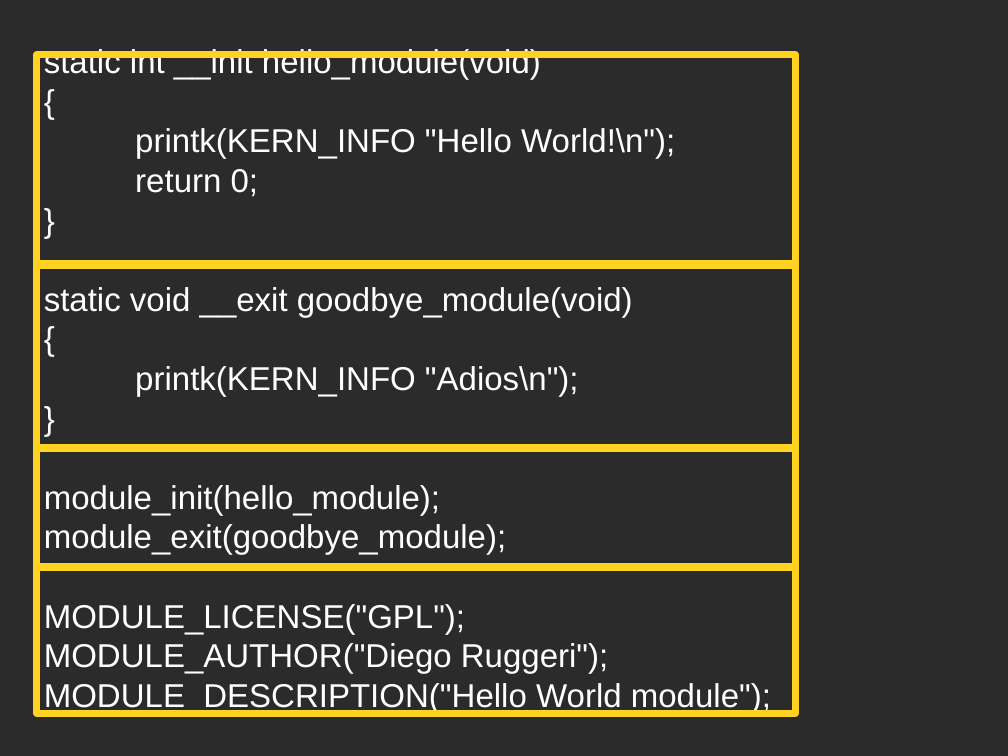
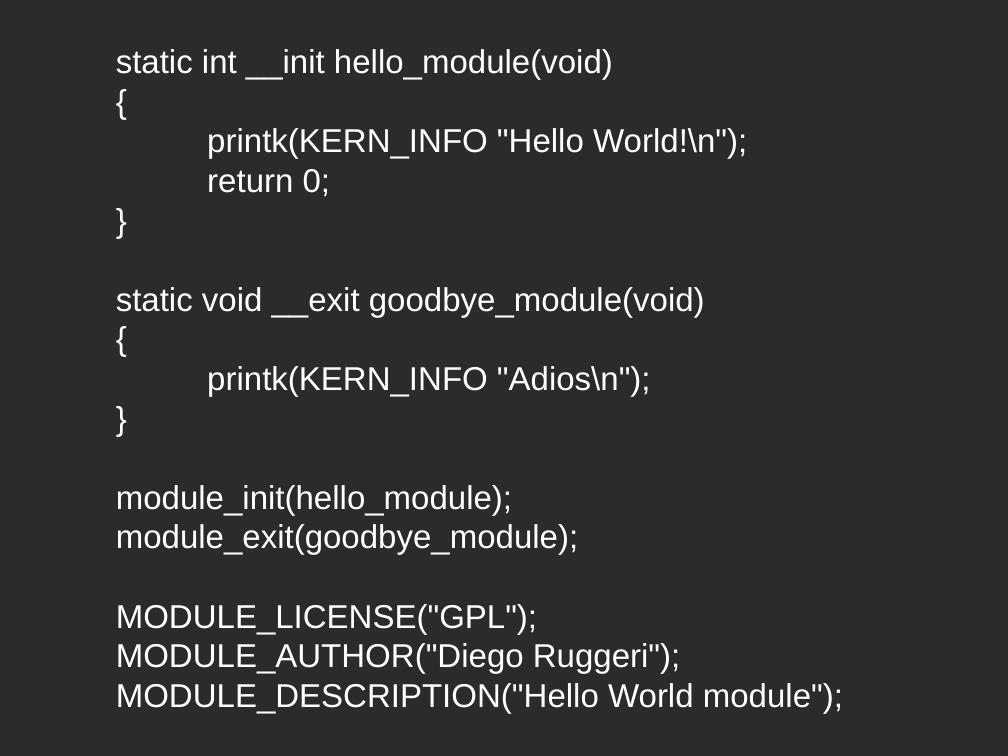
Before and after one commit to diegor2/primoduke, a slide deck: slide 6 of slides.odp. Drawn at 1008x756 pixels with LibreOffice and Linux fonts; fonts in the diff are those of the drawing; background and template pictures are left out; a plain dark background stands for a picture behind light text. Boxes give left, top, right and bottom in pixels: in the first picture for what was removed or moved away, otherwise in the second. Text is boxed around its words. In the diff, an @@ line names an element or a change of style, - is before the commit and + after.

```diff
--- a/slides.odp
+++ b/slides.odp
@@ subtitle "static int __init hello_module(void)": place and size @@
-subtitle "static int __init hello_module(void)" at [44,49,771,713]
+subtitle "static int __init hello_module(void)" at [116,49,843,713]
@@ rectangle removed at [37,55,796,265] @@
@@ rectangle removed at [37,263,796,448] @@
@@ rectangle removed at [37,448,796,567] @@
@@ rectangle removed at [37,567,796,713] @@
```
Also in this commit, not shown: 4 other slides changed, 7 slides added, 1 slide removed.
